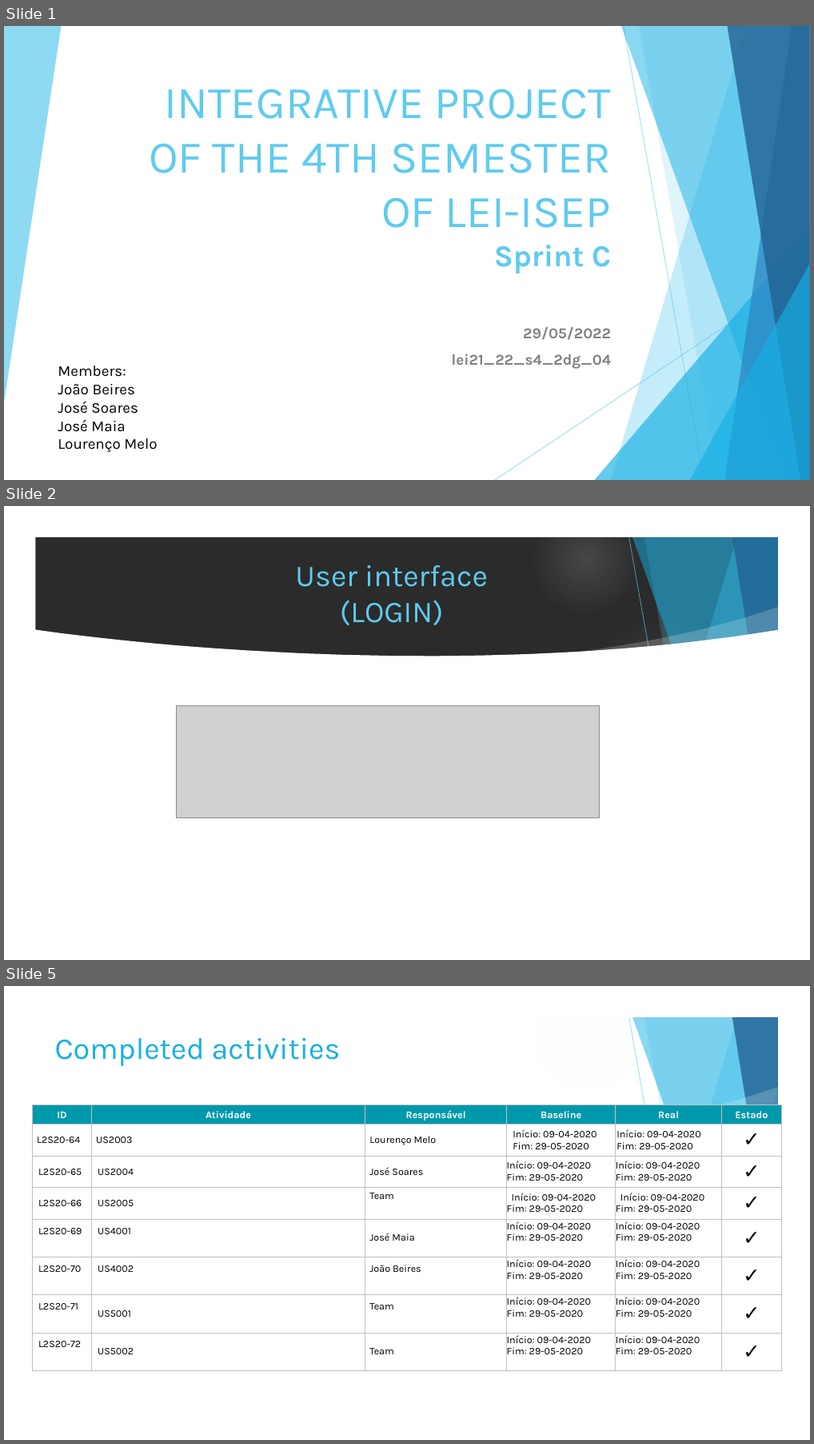
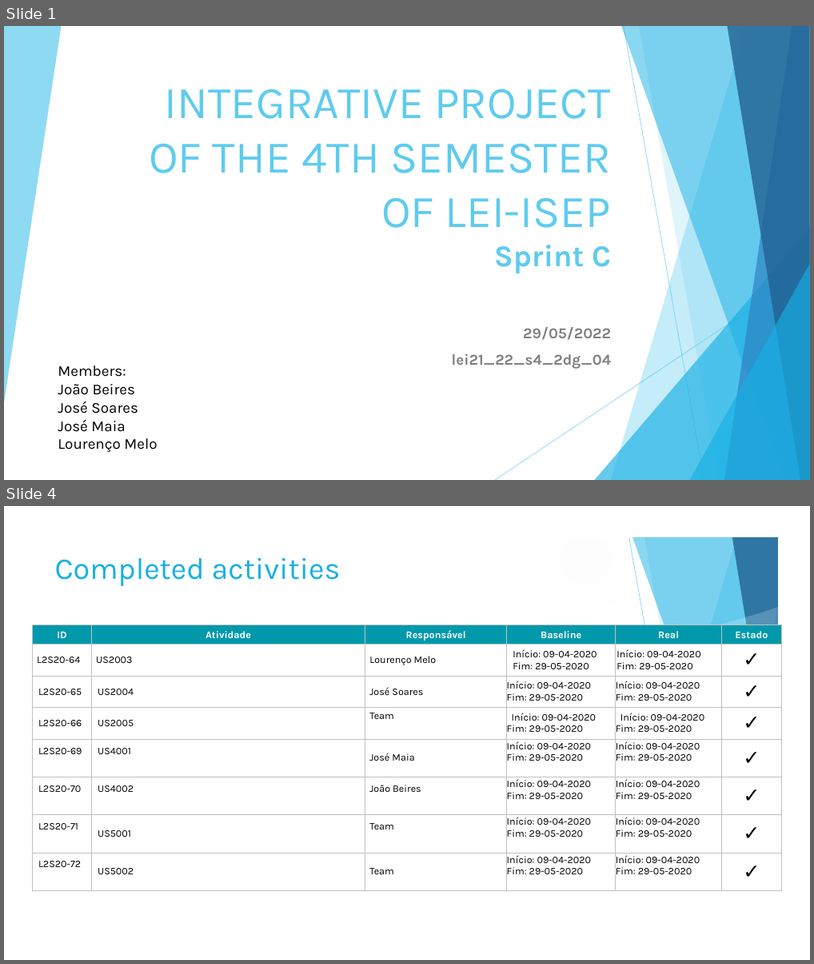
Before and after one commit to LourencoMelo/ISEP-EAPLI, a slide deck: eapli.base/docs/PDS_do_Projeto_SPRINT_C.pptx. Shown one above the other, each under a label of ours: slides 1, 2 and 5 before the commit, slides 1 and 4 after it; the slides between them are not shown. The pictures are 814x1444 and 814x964 pixels, drawn with LibreOffice and Linux fonts; fonts in the diff are those of the drawing; grey boxes stand for pictures; background and template pictures are left out; a plain dark background stands for a picture behind light text. Boxes give left, top, right and bottom in pixels: in the first picture for what was removed or moved away, otherwise in the second. Text is boxed around its words. In the diff, an @@ line names an element or a change of style, - is before the commit and + after.

```diff
--- a/eapli.base/docs/PDS_do_Projeto_SPRINT_C.pptx
+++ b/eapli.base/docs/PDS_do_Projeto_SPRINT_C.pptx
@@ slide 2 removed at (4, 506, 810, 960), background picture (left out); not listed: 18 template elements that a slide beside it also shows @@
@@ title removed at (295, 565, 488, 625) @@
-User interface
-(LOGIN)
@@ picture removed at (177, 706, 600, 817) @@
@@ what was slide 5 is now slide 4 @@
```
Also in this commit, not shown: 3 slides changed, 3 slides added, 1 other slide removed, 6 other files.
